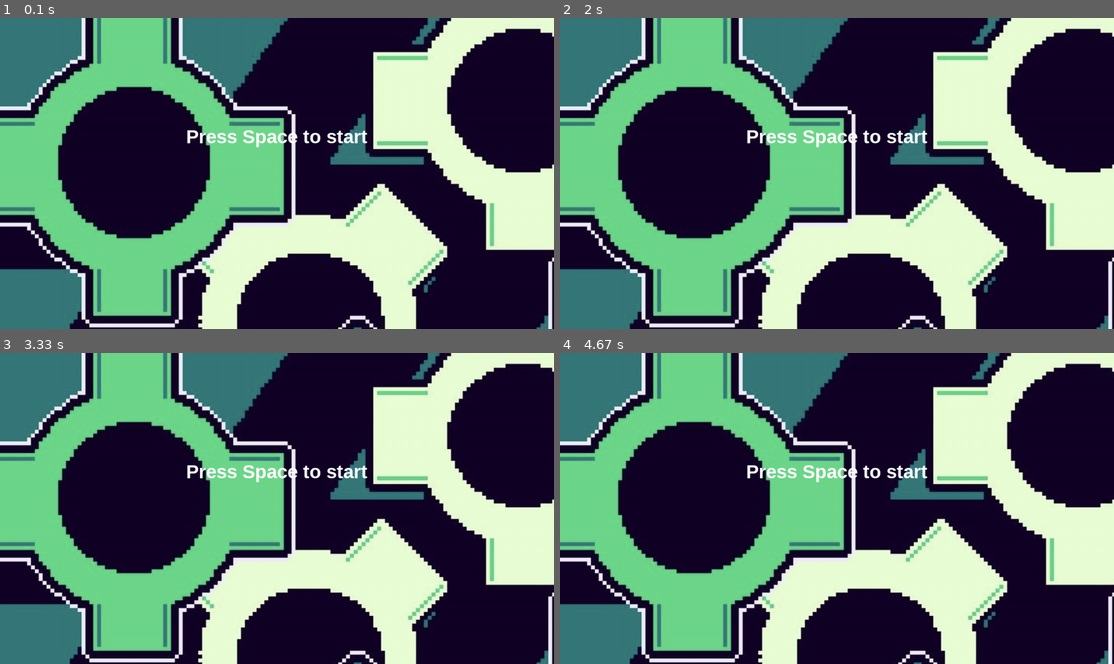
Above: before the commit, frames 1-4 (two rows, left to right).
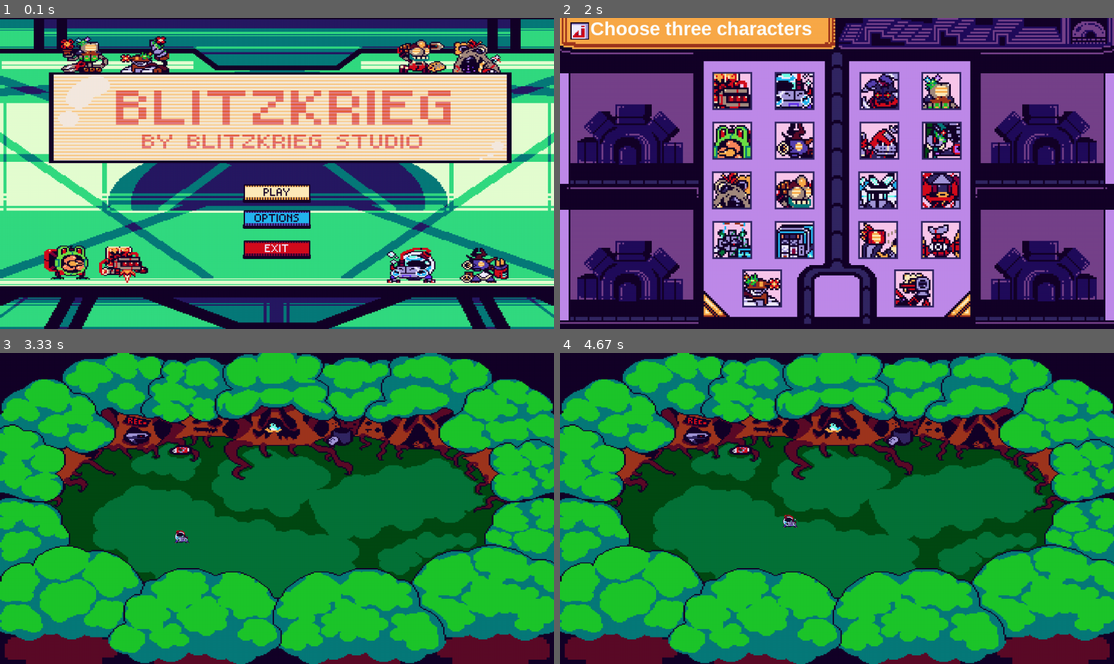
Above: after the commit, the same moments.

Repository: Yloan/Projet_pygame
Game: pygame game, started from src/main.py
Same seed, same stepped clock (60 frames per second), same inputs: the game is played once before the commit and once after it.
Inputs (mouse positions are in pixels of both pictures, inside the frame that each line leads up to):
- Up to frame 1 (0.1 s): no input
- Up to frame 2 (2 s): click (837, 192) at 0.38 s; click (809, 195) at 0.72 s; click (837, 257) at 1.05 s; click (742, 198) at 1.38 s; click (742, 198) at 1.72 s
- Up to frame 3 (3.33 s): click (171, 424) at 2.05 s; click (171, 424) at 2.38 s; click (321, 477) at 2.72 s; click (277, 639) at 3.05 s
- Up to frame 4 (4.67 s): hold Right 3.33-3.8 s; move the mouse to (1019, 620) at 3.37 s; hold Up 3.83-4.13 s; hold Right 4.17-4.63 s

The runs differ from the first frame. In frame 1, 91% of the frame differs, in the area x 0-100%, y 0-100%; in frame 2, 85%; in frame 3, 96%; in frame 4, 96%.

Commit message:
update display menu, add foreground, water character implementation

Diff:
--- a/src/game/characters.py
+++ b/src/game/characters.py
@@ -25,13 +25,15 @@
 FURNACE_FRAME_HEIGHT = 40
 FURNACE_IDLE_FRAMES = 12
 FURNACE_WALK_FRAMES = 4
-FURNACE_ANIMATION_IDLE_SPEED = 50  # milliseconds between frames
-FURNACE_ANIMATION_WALK_SPEED = 100  # milliseconds between frames
+FURNACE_ANIMATION_IDLE_SPEED = 100  # milliseconds between frames
+FURNACE_ANIMATION_WALK_SPEED = 200  # milliseconds between frames
 
 WATER_FRAME_SIZE = 40
 WATER_IDLE_FRAMES = 12
 WATER_MOVE_FRAMES = 5
 WATER_HURT_FRAMES = 5
+WATER_ANIMATION_IDLE_SPEED = 100  # milliseconds between frames
+WATER_ANIMATION_MOVE_SPEED = 200  # milliseconds between frames
 
 
 class Furnace:
@@ -57,8 +59,8 @@
         # CHARACTER STATS
         # ====================================================================
         self.health = 100
-        self.speed = 5
-        self.position = (0, 0)
+        self.speed = 2
+        self.position = (400, 400)
 
         # ====================================================================
         # LOAD SPRITE ASSETS
@@ -290,8 +292,8 @@
         # CHARACTER STATS
         # ====================================================================
         self.health = 100
-        self.speed = 5
-        self.position = (0, 0)
+        self.speed = 2
+        self.position = (400, 400)
         self.direction = "right"
 
         # ====================================================================
@@ -306,6 +308,7 @@
         # INITIALIZE ANIMATION FRAME LISTS
         # ====================================================================
         self.frames_IDLE = []
+        self.frames_IDLE_left = []
         self.frames_MOVE_right = []
         self.frames_MOVE_left = []
         self.frames_HURT = []
@@ -319,6 +322,9 @@
                 (i * WATER_FRAME_SIZE, 0, WATER_FRAME_SIZE, WATER_FRAME_SIZE)
             )
             self.frames_IDLE.append(frame)
+            frame_flipped = pyg.transform.flip(frame, True, False)
+            self.frames_IDLE_left.append(frame_flipped)
+
 
         # ====================================================================
         # EXTRACT MOVE ANIMATION FRAMES (BOTH DIRECTIONS)
@@ -346,6 +352,10 @@
         # ====================================================================
         self.frame_MOVE = 0  # Current move animation frame index
         self.frame_IDLE = 0  # Current idle animation frame index
+        self.tem_an_IDLE = 0  # Elapsed time for idle animation
+        self.tem_an_MOVE = 0  # Elapsed time for move animation
+        self.is_moving = False  # Movement state flag
+        self.direction = "right"  # Current direction (left or right)
 
     # ========================================================================
     # MOVEMENT METHODS
@@ -424,6 +434,36 @@
     # ANIMATION METHODS
     # ========================================================================
 
+    def update_animation(self, delta_time, is_moving):
+        """
+        Update animation state based on elapsed time.
+        Handles idle and move animations.
+
+        Args:
+            delta_time (int): Time elapsed since last frame in milliseconds
+            is_moving (bool): Whether the character is currently moving
+        """
+        self.is_moving = is_moving
+
+        if is_moving:
+            # Update move animation
+            self.tem_an_MOVE += delta_time
+            if self.tem_an_MOVE >= WATER_ANIMATION_MOVE_SPEED:
+                self.tem_an_MOVE = 0
+                if self.frame_MOVE >= len(self.frames_MOVE_right) - 1:
+                    self.frame_MOVE = 0
+                else:
+                    self.frame_MOVE += 1
+        else:
+            # Update idle animation
+            self.tem_an_IDLE += delta_time
+            if self.tem_an_IDLE >= WATER_ANIMATION_IDLE_SPEED:
+                self.tem_an_IDLE = 0
+                if self.frame_IDLE >= len(self.frames_IDLE) - 1:
+                    self.frame_IDLE = 0
+                else:
+                    self.frame_IDLE += 1
+
     def get_current_sprite(self):
         """
         Get the current sprite to be drawn based on animation state and direction.
@@ -431,10 +471,16 @@
         Returns:
             pygame.Surface: Current animation frame
         """
-        if self.direction == "left":
-            return self.frames_MOVE_left[self.frame_MOVE]
+        if self.is_moving:
+            if self.direction == "left":
+                return self.frames_MOVE_left[self.frame_MOVE]
+            else:
+                return self.frames_MOVE_right[self.frame_MOVE]
         else:
-            return self.frames_MOVE_right[self.frame_MOVE]
+            if self.direction == "left":
+                return self.frames_IDLE_left[self.frame_IDLE]
+            else:
+                return self.frames_IDLE[self.frame_IDLE]
 
     # ========================================================================
     # SKILL SYSTEM
--- a/src/main.py
+++ b/src/main.py
@@ -119,12 +119,12 @@
         map_loader = MapLoader(None)
         background, foreground = map_loader.load_map()
         self.map_back = pyg.transform.scale(background, (self.width, self.height))
-        self.map_front = foreground
+        self.map_front = pyg.transform.scale(foreground, (self.width, self.height))
 
         # ====================================================================
         # LOAD PLAYER CHARACTER
         # ====================================================================
-        self.player = player_module.Furnace()
+        self.player = player_module.Water()
         self.running = False
 
         # ====================================================================
@@ -368,6 +368,12 @@
         self._connect_to_server()
 
         screen = self.screen
+
+        # ====================================================================
+        # Temporary variables (for tests)
+        # ====================================================================
+        #self.etat = "game"  # Start directly in game for testing
+
         while self.running:
             # ================================================================
             # MENU STATE
@@ -382,14 +388,10 @@
                     if self.Menu.etat == "game":
                         self.etat = "game"
                 else:
-                    # Display startup prompt
-                    self.draw_text_center("Press Space to start", self.font, self.TEXT_COL, 250)
+                    self.game_started = True
 
                 # Handle menu events
                 for event in pyg.event.get():
-                    if event.type == pyg.KEYDOWN:
-                        if event.key == pyg.K_SPACE:
-                            self.game_started = True
                     if event.type == pyg.QUIT:
                         self.running = False
 
@@ -443,6 +445,9 @@
                 player_pos = self.player.position
                 self.screen.blit(current_sprite, player_pos)
 
+                # Draw foreground on top of player
+                self.screen.blit(self.map_front, (0, 0))
+
                 # Send player position to server
                 self.send_to_server(
                     message=f"Position du joueur : x={player_pos[0]}, y={player_pos[1]}"
--- /dev/null
+++ b/src/ui/Buttons.py
@@ -0,0 +1,52 @@
+import pygame as pyg
+from utils.paths import get_asset_path
+
+class PlayButton:
+    def __init__(self):
+        self.play_button_frames = []
+        frames_PlayButton = 12
+        height = 32
+        width_frame = 1260//frames_PlayButton
+
+        path = get_asset_path("buttons", "21-MENUS", "BUTTONS-IDLE-PLAY-Sheet.png")
+
+        for i in range(frames_PlayButton):
+            self.play_button_frames.append(
+                pyg.image.load(
+                    path
+                ).subsurface(i * width_frame, 0, width_frame, height)
+            )
+
+
+
+class OptionsButton:
+    def __init__(self):
+        self.settings_button_frames = []
+        frames_OptionsButton = 12
+        height = 32
+        width_frame = 1260//frames_OptionsButton
+
+        path = get_asset_path("buttons", "21-MENUS", "BUTTONS-IDLE-OPTIONS-Sheet.png")
+
+        for i in range(frames_OptionsButton):
+            self.settings_button_frames.append(
+                pyg.image.load(
+                    path
+                ).subsurface(i * width_frame, 0, width_frame, height)
+            )
+
+class ExitButton:
+    def __init__(self):
+        self.exit_button_frames = []
+        frames_ExitButton = 12
+        height = 32
+        width_frame = 1260//frames_ExitButton
+
+        path = get_asset_path("buttons", "21-MENUS", "BUTTONS-IDLE-EXIT-Sheet.png")
+
+        for i in range(frames_ExitButton):
+            self.exit_button_frames.append(
+                pyg.image.load(
+                    path
+                ).subsurface(i * width_frame, 0, width_frame, height)
+            )
--- /dev/null
+++ b/src/ui/animated_button.py
@@ -0,0 +1,156 @@
+"""
+ANIMATED BUTTON MODULE - Animated UI button implementation
+
+This module provides the AnimatedButton class for creating animated clickable UI buttons.
+Animated buttons automatically handle:
+- Frame-by-frame animation from a list of surfaces
+- Mouse position detection and click state management
+- Single click registration (prevents double-clicks)
+- Animation timing control
+"""
+
+import pygame
+
+
+# ============================================================================
+# CONSTANTS - Button configuration
+# ============================================================================
+DEFAULT_SCALE = 1
+DEFAULT_ANIMATION_SPEED = 1  # frames per second
+
+
+class AnimatedButton:
+    """
+    Interactive animated button class for UI elements.
+
+    Attributes:
+        frames (list): List of pygame.Surface objects for animation
+        current_frame (int): Current frame index
+        animation_speed (int): Milliseconds between frame updates
+        rect (pygame.Rect): Button position and size rectangle
+        clicked (bool): Internal state for click detection
+
+    Features:
+        - Frame-by-frame animation with configurable speed
+        - Automatic position and size scaling
+        - Robust click detection preventing accidental double-clicks
+        - Collision detection with mouse position
+    """
+
+    def __init__(self, x, y, frames, scale=DEFAULT_SCALE, animation_speed=DEFAULT_ANIMATION_SPEED):
+        """
+        Initialize animated button at specified position with animation frames.
+
+        Args:
+            x (int): X coordinate for button position
+            y (int): Y coordinate for button position
+            frames (list): List of pygame.Surface objects for animation
+            scale (float): Scale factor for images (default 1)
+            animation_speed (int): Frames per second for animation (default 10)
+        """
+        # ====================================================================
+        # ANIMATION SETUP
+        # ====================================================================
+        self.frames = []
+        self.scale = scale
+
+        # Scale all frames
+        for frame in frames:
+            width = frame.get_width()
+            height = frame.get_height()
+            scaled_frame = pygame.transform.scale(
+                frame,
+                (int(width * scale), int(height * scale))
+            )
+            self.frames.append(scaled_frame)
+
+        self.current_frame = 0
+        self.animation_speed = max(1, animation_speed)  # Ensure at least 1
+        self.animation_counter = 0
+
+
+        # ====================================================================
+        # POSITION AND COLLISION SETUP
+        # ====================================================================
+        if self.frames:
+            self.rect = self.frames[0].get_rect(topleft=(x, y))
+        else:
+            self.rect = pygame.Rect(x, y, 0, 0)
+
+        # ====================================================================
+        # STATE MANAGEMENT
+        # ====================================================================
+        self.clicked = False  # Track if button was clicked in previous frame
+
+    def update(self):
+        """
+        Update animation frame based on animation speed.
+        Should be called once per frame.
+        """
+        if not self.frames:
+            return
+
+        self.animation_counter += 1
+        if self.animation_counter >= 60 // self.animation_speed:  # 60 FPS assumption
+            self.animation_counter = 0
+            self.current_frame = (self.current_frame + 1) % len(self.frames)
+
+    def draw(self, surface):
+        """
+        Draw button on surface and detect clicks.
+
+        Implements robust click detection:
+        1. Update animation frame
+        2. Detect mouse over button
+        3. Register click only on mouse up (prevents double-clicks)
+        4. Reset state when mouse leaves button
+
+        Args:
+            surface (pygame.Surface): Surface to draw button on
+
+        Returns:
+            bool: True if button was clicked this frame, False otherwise
+        """
+        action = False
+
+        # ====================================================================
+        # UPDATE ANIMATION
+        # ====================================================================
+        self.update()
+
+        if not self.frames:
+            return False
+
+        pos = pygame.mouse.get_pos()
+
+        # ====================================================================
+        # DRAW BUTTON
+        # ====================================================================
+        current_image = self.frames[self.current_frame]
+        surface.blit(current_image, (self.rect.x, self.rect.y))
+
+        # ====================================================================
+        # CLICK DETECTION LOGIC
+        # ====================================================================
+        # Check if mouse is over button
+        if self.rect.collidepoint(pos):
+            # Get current mouse button state
+            if pygame.mouse.get_pressed()[0] == 1:  # Left mouse button pressed
+                if not self.clicked:
+                    self.clicked = True
+            else:
+                # Mouse button released
+                if self.clicked:
+                    action = True  # Register click
+                    self.clicked = False
+        else:
+            # Mouse left button area
+            self.clicked = False
+
+        return action
+
+    def presse(self):
+        """
+        Special animation for button press effect.
+        """
+        pass
--- a/src/ui/menu.py
+++ b/src/ui/menu.py
@@ -20,7 +20,11 @@
 import pygame as pyg
 import sys
 from . import button
+from . import animated_button
 import game.characters as player_module
+
+from utils.paths import get_asset_path
+from ui import Buttons as ObjButton
 
 
 # ============================================================================
@@ -100,8 +104,12 @@
         # LOAD MENU BACKGROUNDS
         # ====================================================================
         self.wallpaper = pyg.image.load(
-            "assets/wallpapers/wallpaper.png"
-        ).convert_alpha()
+            "assets/buttons/21-MENUS/MAIN MENU-Sheet.png"
+        ).convert_alpha()
+        # Scale wallpaper to fill window
+        self.wallpaper = pyg.transform.scale(
+            self.wallpaper, (self.width, self.height)
+        )
         self.choice_chracters = pyg.image.load(
             "assets/wallpapers/SELECT-SCREEN.png"
         ).convert_alpha()
@@ -114,7 +122,30 @@
         # LOAD BUTTON IMAGES
         # ====================================================================
         # Main menu buttons
-        play_img = pyg.image.load("assets/buttons/button_play.png").convert_alpha()
+
+
+        # ====================================================================
+        # play button frames
+        # ====================================================================
+
+        play_button = ObjButton.PlayButton()
+        self.play_button_frames = play_button.play_button_frames
+
+        # ====================================================================
+        # Settings button frames
+        # ====================================================================
+
+        settings_button = ObjButton.OptionsButton()
+        self.settings_button_frames = settings_button.settings_button_frames
+
+        # ====================================================================
+        # Exit button frames
+        # ====================================================================
+
+        exit_button = ObjButton.ExitButton()
+        self.exit_button_frames = exit_button.exit_button_frames
+
+        # Static button images for non-animated buttons
         settings_img = pyg.image.load(
             "assets/buttons/button_settings.png"
         ).convert_alpha()
@@ -163,28 +194,45 @@
         # ====================================================================
         # CREATE BUTTON INSTANCES
         # ====================================================================
-        # Main menu buttons (horizontally centered)
-        self.play_button = button.Button(self.center_x(play_img, 1), 200, play_img, BUTTON_SCALE)
-        self.settings_button = button.Button(
-            self.center_x(settings_img, 1), 350, settings_img, 1.5
-        )
-        self.exit_button = button.Button(self.center_x(exit_img, 1), 500, exit_img, 1.5)
+        # Main menu buttons with animations (horizontally centered)
+        self.play_button = animated_button.AnimatedButton(
+            self.center_x(self.play_button_frames[0], BUTTON_SCALE),
+            380,
+            self.play_button_frames,
+            BUTTON_SCALE,
+            animation_speed=1
+        )
+        self.settings_button = animated_button.AnimatedButton(
+            self.center_x(self.settings_button_frames[0], 1.5),
+            440,
+            self.settings_button_frames,
+            1.5,
+            animation_speed=1
+        )
+        self.exit_button = animated_button.AnimatedButton(
+            self.center_x(self.exit_button_frames[0], 1.5),
+            510,
+            self.exit_button_frames,
+            1.5,
+            animation_speed=1
+        )
         self.video_button = button.Button(
-            self.center_x(video_img, 1), 200, video_img, 1
+            self.center_x(video_img, 1) - 350, 350, video_img, 1
         )
         self.audio_button = button.Button(
             self.center_x(audio_img, 1), 350, audio_img, 1
         )
-        self.keys_button = button.Button(self.center_x(keys_img, 1), 500, keys_img, 1)
+        self.keys_button = button.Button(self.center_x(keys_img, 1) + 350, 350, keys_img, 1)
         self.back_button = button.Button(self.center_x(back_img, 1), 700, back_img, 1)
         self.zero_player_button = button.Button(
             self.center_x(zero_player_img, 0.3), 500, zero_player_img, 0.3
         )
+
         self.one_player_button = button.Button(
-            self.center_x(one_player_img, 2), 200, one_player_img, 1
+            self.center_x(one_player_img, 2) - 150, 350, one_player_img, 1
         )
         self.two_players_button = button.Button(
-            self.center_x(two_players_img, -0.5), 200, two_players_img, 1
+            self.center_x(two_players_img, -0.5) + 150, 350, two_players_img, 1
         )
         self.three_players_button = button.Button(
             self.center_x(three_players_img, 2), 350, three_players_img, 1
@@ -290,6 +338,9 @@
 
     def handle_main_menu(self):
         """Gère l'état du menu principal"""
+        # Draw background first to clear previous frame
+        self.screen.blit(self.wallpaper, (0, 0))
+        # Then draw animated buttons
         if self.play_button.draw(self.screen):
             self.menu_state = "play"
         if self.settings_button.draw(self.screen):
@@ -306,7 +357,7 @@
             print("Audio Settings")
         if self.keys_button.draw(self.screen):
             print("Keys Settings")
-        if self.back_button.draw(self.screen):
+        if self.exit_button.draw(self.screen):
             self.menu_state = "main"
 
     def handle_play_menu(self):
@@ -329,7 +380,7 @@
         if self.four_players_button.draw(self.screen):
             self.menu_state = "choice_characters_1"
             self.number_players = 4
-        if self.back_button.draw(self.screen):
+        if self.exit_button.draw(self.screen):
             self.menu_state = "main"
 
     def handle_one_player_menu(self):
@@ -346,7 +397,7 @@
         if self.three_players_button.draw(self.screen):
             self.menu_state = "choice_characters_1"
             self.number_bot = 3
-        if self.back_button.draw(self.screen):
+        if self.exit_button.draw(self.screen):
             self.menu_state = "play"
 
     def handle_two_players_menu(self):
@@ -363,7 +414,7 @@
         if self.two_players_button.draw(self.screen):
             self.menu_state = "choice_characters_1"
             self.number_bot = 2
-        if self.back_button.draw(self.screen):
+        if self.exit_button.draw(self.screen):
             self.menu_state = "play"
 
     def handle_three_players_menu(self):
@@ -377,7 +428,7 @@
         if self.one_player_button.draw(self.screen):
             self.menu_state = "choice_characters_1"
             self.number_bot = 1
-        if self.back_button.draw(self.screen):
+        if self.exit_button.draw(self.screen):
             self.menu_state = "play"
 
     def draw_character_preview(self, char_index):
Renamed: assets/Menus_assets/BUTTONS-IDLE-EXIT-Sheet.png -> assets/buttons/21-MENUS/BUTTONS-IDLE-EXIT-Sheet.png
Renamed: assets/Menus_assets/BUTTONS-IDLE-OPTIONS-Sheet.png -> assets/buttons/21-MENUS/BUTTONS-IDLE-OPTIONS-Sheet.png
Renamed: assets/Menus_assets/BUTTONS-IDLE-PLAY-Sheet.png -> assets/buttons/21-MENUS/BUTTONS-IDLE-PLAY-Sheet.png
Renamed: assets/Menus_assets/BUTTONS-PRESSED-EXIT-Sheet.png -> assets/buttons/21-MENUS/BUTTONS-PRESSED-EXIT-Sheet.png
Renamed: assets/Menus_assets/BUTTONS-PRESSED-OPTIONS-Sheet.png -> assets/buttons/21-MENUS/BUTTONS-PRESSED-OPTIONS-Sheet.png
Renamed: assets/Menus_assets/BUTTONS-PRESSED-PLAY-Sheet.png -> assets/buttons/21-MENUS/BUTTONS-PRESSED-PLAY-Sheet.png
Renamed: assets/Menus_assets/BUTTONS-UNPRESSED-OPTIONS-Sheet.png -> assets/buttons/21-MENUS/BUTTONS-UNPRESSED-OPTIONS-Sheet.png
Renamed: assets/Menus_assets/BUTTONS-UNPRESSED-PLAY-Sheet.png -> assets/buttons/21-MENUS/BUTTONS-UNPRESSED-PLAY-Sheet.png
Renamed: assets/Menus_assets/BUTTONS-USED-EXIT-Sheet.png -> assets/buttons/21-MENUS/BUTTONS-USED-EXIT-Sheet.png
Renamed: assets/Menus_assets/BUTTONS-USED-OPTIONS-Sheet.png -> assets/buttons/21-MENUS/BUTTONS-USED-OPTIONS-Sheet.png
Renamed: assets/Menus_assets/BUTTONS-USED-PLAY-Sheet.png -> assets/buttons/21-MENUS/BUTTONS-USED-PLAY-Sheet.png
Renamed: assets/Menus_assets/MAIN MENU-Sheet.png -> assets/buttons/21-MENUS/MAIN MENU-Sheet.png
(and 6 more such lines)
